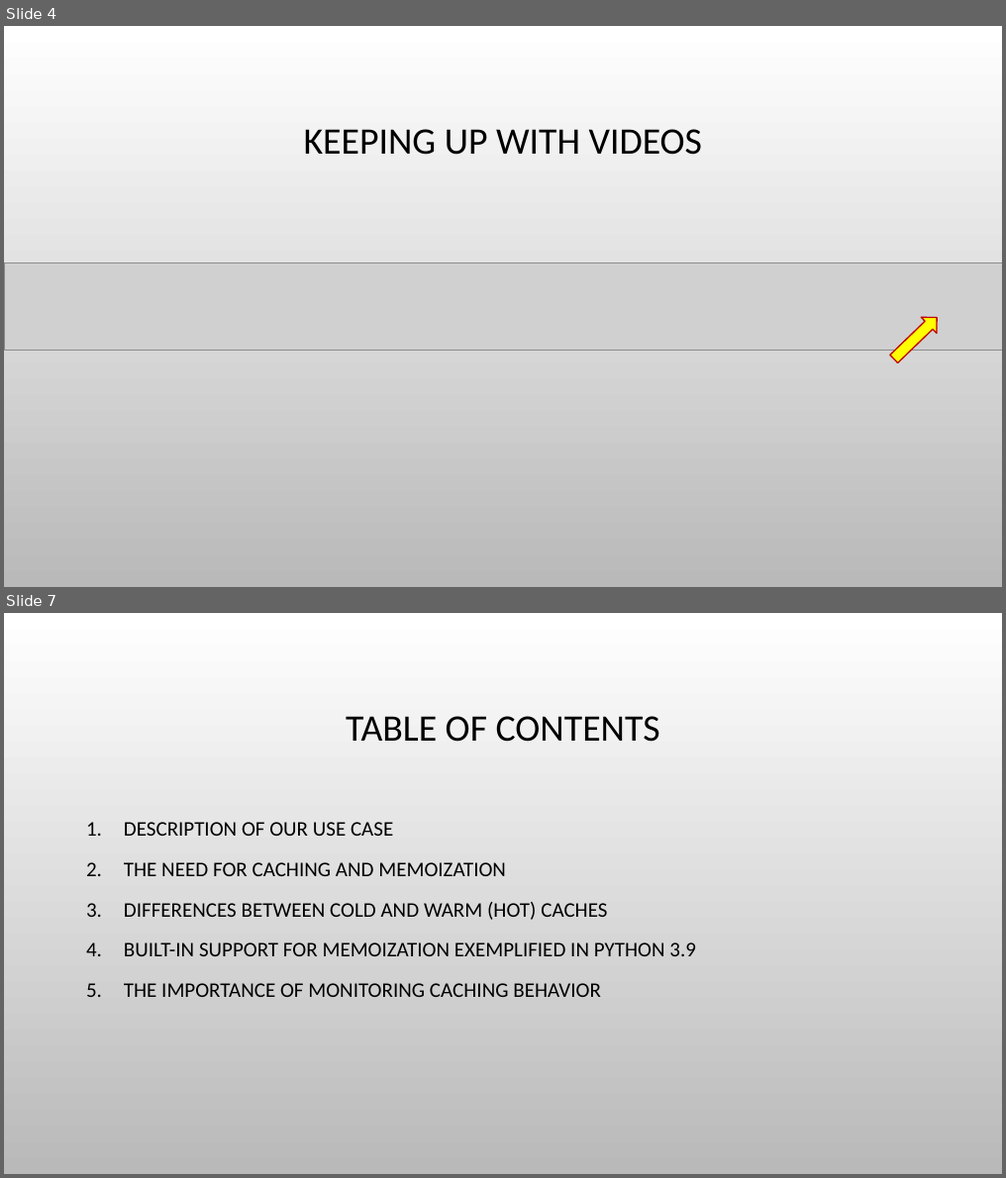
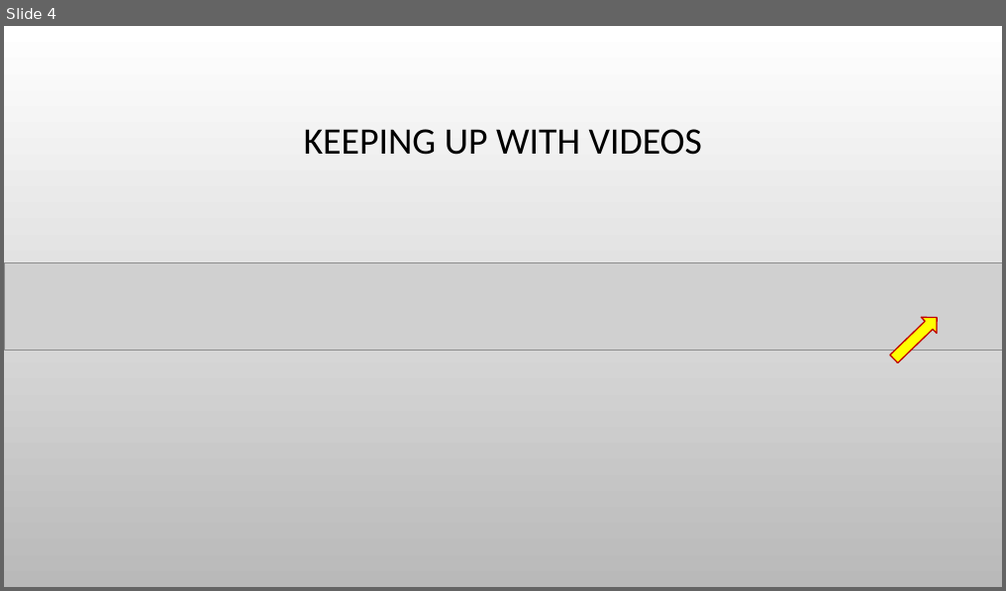
Before and after one commit to evarga/composite-decomposition, a slide deck: trailer/Trailer.pptx. Shown one above the other, each under a label of ours: slides 4 and 7 before the commit, slide 4 after it; the slides between them are not shown. The pictures are 1006x1178 and 1006x591 pixels, drawn with LibreOffice and Linux fonts; fonts in the diff are those of the drawing; grey boxes stand for pictures; background and template pictures are left out. Boxes give left, top, right and bottom in pixels: in the first picture for what was removed or moved away, otherwise in the second. Text is boxed around its words. In the diff, an @@ line names an element or a change of style, - is before the commit and + after.

```diff
--- a/trailer/Trailer.pptx
+++ b/trailer/Trailer.pptx
@@ slide 7 removed at <box>4,613,1002,1174</box>, background picture (left out) @@
@@ title removed at <box>346,716,660,742</box> @@
-TABLE OF CONTENTS
@@ text removed at <box>124,822,696,997</box> @@
-1. DESCRIPTION OF OUR USE CASE
-2. THE NEED FOR CACHING AND MEMOIZATION
-3. DIFFERENCES BETWEEN COLD AND WARM (HOT) CACHES
-4. BUILT-IN SUPPORT FOR MEMOIZATION EXEMPLIFIED IN PYTHON 3.9
-5. THE IMPORTANCE OF MONITORING CACHING BEHAVIOR
```
Also in this commit, not shown: 2 slides changed, 8 other slides removed.
